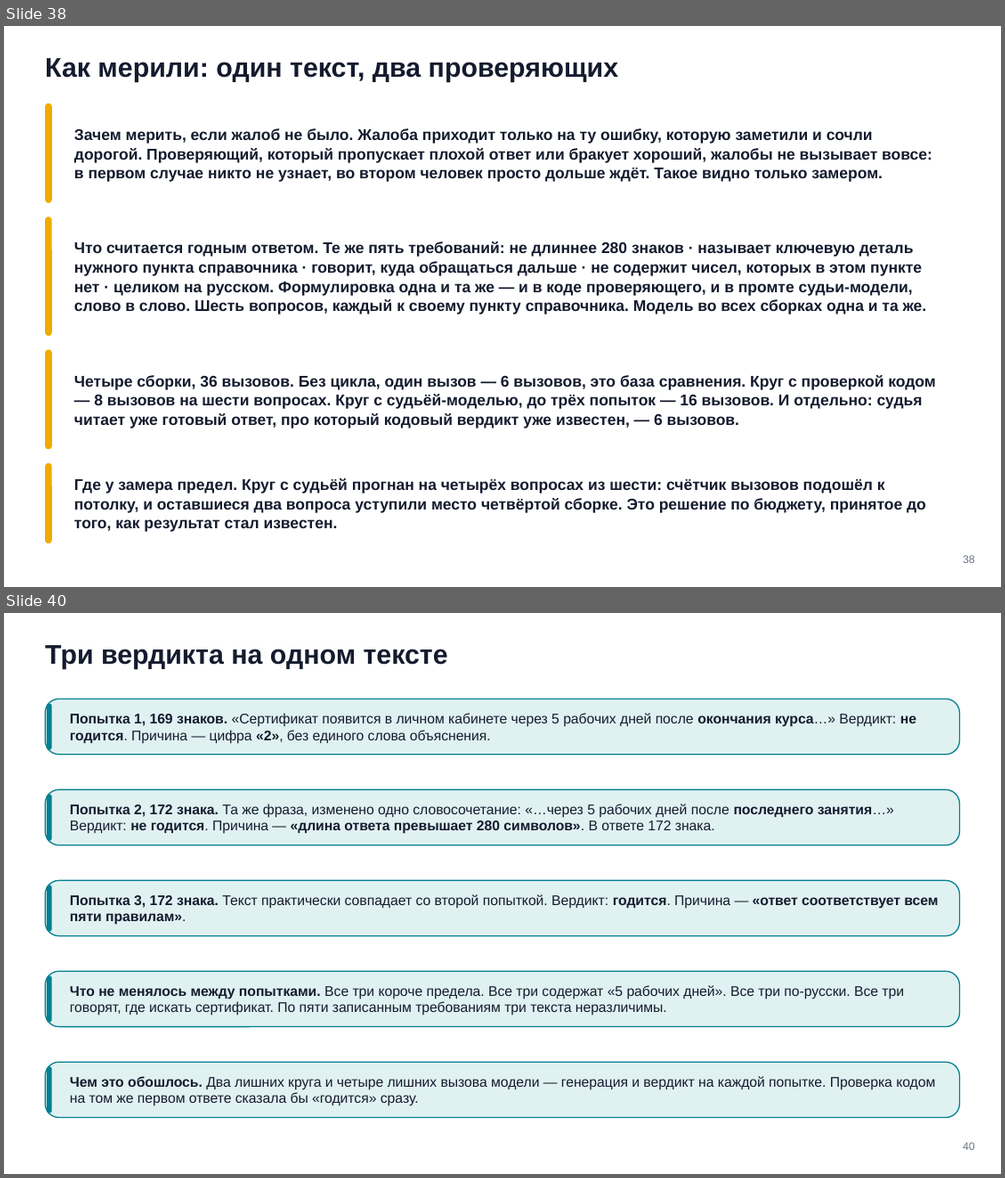
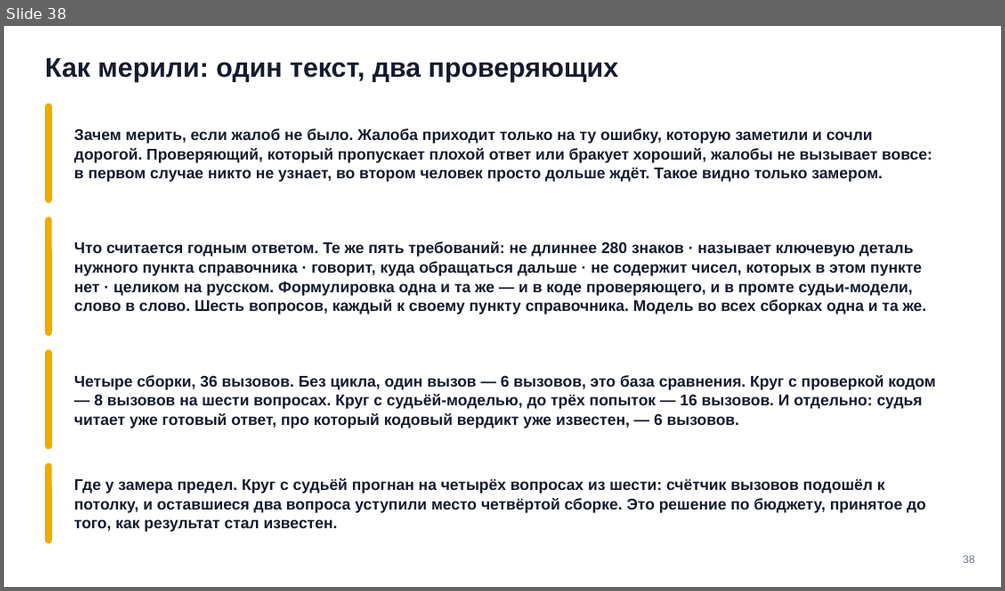
Before and after one commit to tellina-study/AI-usage-lessons, a slide deck: library/seminars/sem-09/rendered/sem-09.pptx. Shown one above the other, each under a label of ours: slides 38 and 40 before the commit, slide 38 after it; the slides between them are not shown. The pictures are 1005x1178 and 1005x591 pixels, drawn with LibreOffice and Linux fonts; fonts in the diff are those of the drawing. Boxes give left, top, right and bottom in pixels: in the first picture for what was removed or moved away, otherwise in the second. Text is boxed around its words. In the diff, an @@ line names an element or a change of style, - is before the commit and + after.

Commit message:
Перепроверка и дожим фидбэка владельца: 5 реальных пробелов найдены и закрыты #299
Независимая проверка каждого пункта фидбэка (6 параллельных сверок) против
дословных формулировок нашла, что Кейсы 1 и 2 выполнены полностью, но 4
кейса имели реальные пробелы, не просто недоделку:

- Кейс 3: объём замера судьи/комбинации был ~13 примеров вместо требуемых
  60 — теперь 20×3=60 на одном и том же наборе вопросов (code 100%,
  judge 90%, combo 85%, с honest-находкой о самопротиворечии судьи).
- Кейс 4: текст защитного промта «до/после» был сознательно скрыт с кадра
  вопреки прямой просьбе владельца — теперь дословно на слайде n52.
- Кейс 5: n60 (где 10/10 читалось как успех) не был доправлен тем же
  способом, что n60a; формат нигде не перенесён; воспроизводимость
  прокручена только на одном вопросе — всё дочинено, включая честную
  находку о баге собственного regex-грейдера (1/10 → реально 6/10).
- Кейс 6: кропа «суммы» не было вообще; кроп «даты» показывал крайности,
  а не реальный порог (quarter/eighth); 2 из 6 разрешений имели 3 замера
  вместо 5; кросс-кейсового сравнения точности не было вообще — всё
  построено на реальных данных, с явной оговоркой о несравнимости шкал
  между кейсами (n75a).

85 слайдов, оба физических сторожа чистые (0 наложений, 0 фигур режут
текст), 46 предупреждений — все в установленных неблокирующих классах.

```diff
--- a/library/seminars/sem-09/rendered/sem-09.pptx
+++ b/library/seminars/sem-09/rendered/sem-09.pptx
@@ slide 40 removed at (x1=4, y1=613, x2=1001, y2=1174), background #FFFFFF @@
@@ text removed at (x1=45, y1=645, x2=448, y2=669) @@
-Три вердикта на одном тексте
@@ rounded rectangle removed at (x1=45, y1=699, x2=960, y2=755) @@
@@ rounded rectangle removed at (x1=47, y1=704, x2=52, y2=750) @@
@@ text removed at (x1=70, y1=713, x2=916, y2=744) @@
-Попытка 1, 169 знаков. «Сертификат появится в личном кабинете через 5 рабочих дней после окончания курса…» Вердикт: не годится. Причина — цифра «2», без единого слова объяснения.
@@ rounded rectangle removed at (x1=45, y1=789, x2=960, y2=844) @@
@@ rounded rectangle removed at (x1=47, y1=794, x2=52, y2=840) @@
@@ text removed at (x1=70, y1=803, x2=894, y2=834) @@
-Попытка 2, 172 знака. Та же фраза, изменено одно словосочетание: «…через 5 рабочих дней после последнего занятия…» Вердикт: не годится. Причина — «длина ответа превышает 280 символов». В ответе 172 знака.
@@ rounded rectangle removed at (x1=45, y1=881, x2=960, y2=936) @@
@@ rounded rectangle removed at (x1=47, y1=885, x2=52, y2=932) @@
@@ text removed at (x1=70, y1=894, x2=938, y2=925) @@
-Попытка 3, 172 знака. Текст практически совпадает со второй попыткой. Вердикт: годится. Причина — «ответ соответствует всем пяти правилам».
@@ rounded rectangle removed at (x1=45, y1=971, x2=960, y2=1027) @@
@@ rounded rectangle removed at (x1=47, y1=976, x2=52, y2=1022) @@
@@ text removed at (x1=70, y1=985, x2=904, y2=1015) @@
-Что не менялось между попытками. Все три короче предела. Все три содержат «5 рабочих дней». Все три по-русски. Все три говорят, где искать сертификат. По пяти записанным требованиям три текста неразличимы.
@@ rounded rectangle removed at (x1=45, y1=1062, x2=960, y2=1117) @@
@@ rounded rectangle removed at (x1=47, y1=1066, x2=52, y2=1112) @@
@@ text removed at (x1=70, y1=1076, x2=935, y2=1106) @@
-Чем это обошлось. Два лишних круга и четыре лишних вызова модели — генерация и вердикт на каждой попытке. Проверка кодом на том же первом ответе сказала бы «годится» сразу.
@@ text removed at (x1=963, y1=1142, x2=975, y2=1150) @@
-40
```
Also in this commit, not shown: 14 slides changed, 6 slides added, 3 other slides removed, 42 other files.
